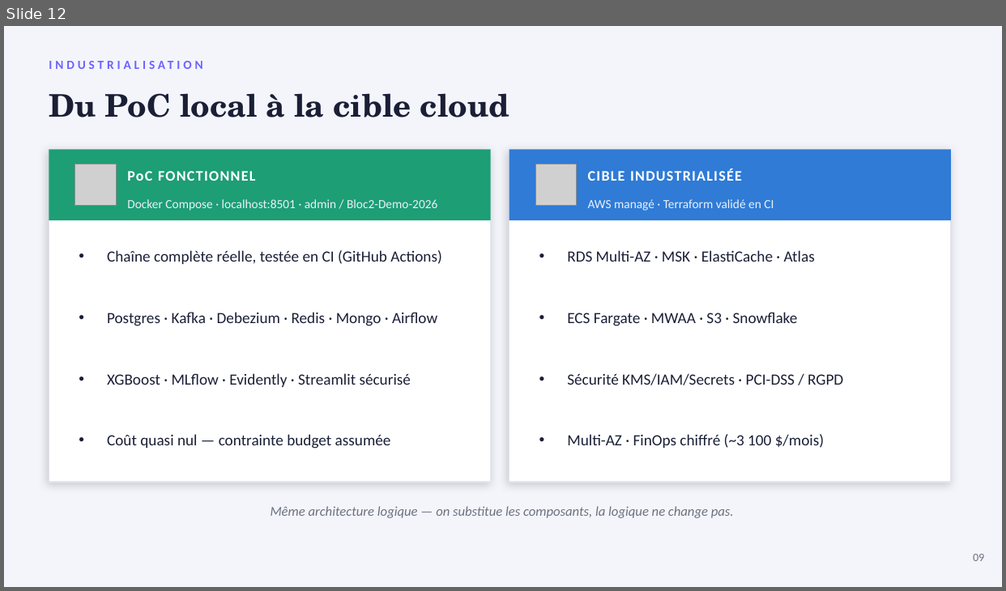
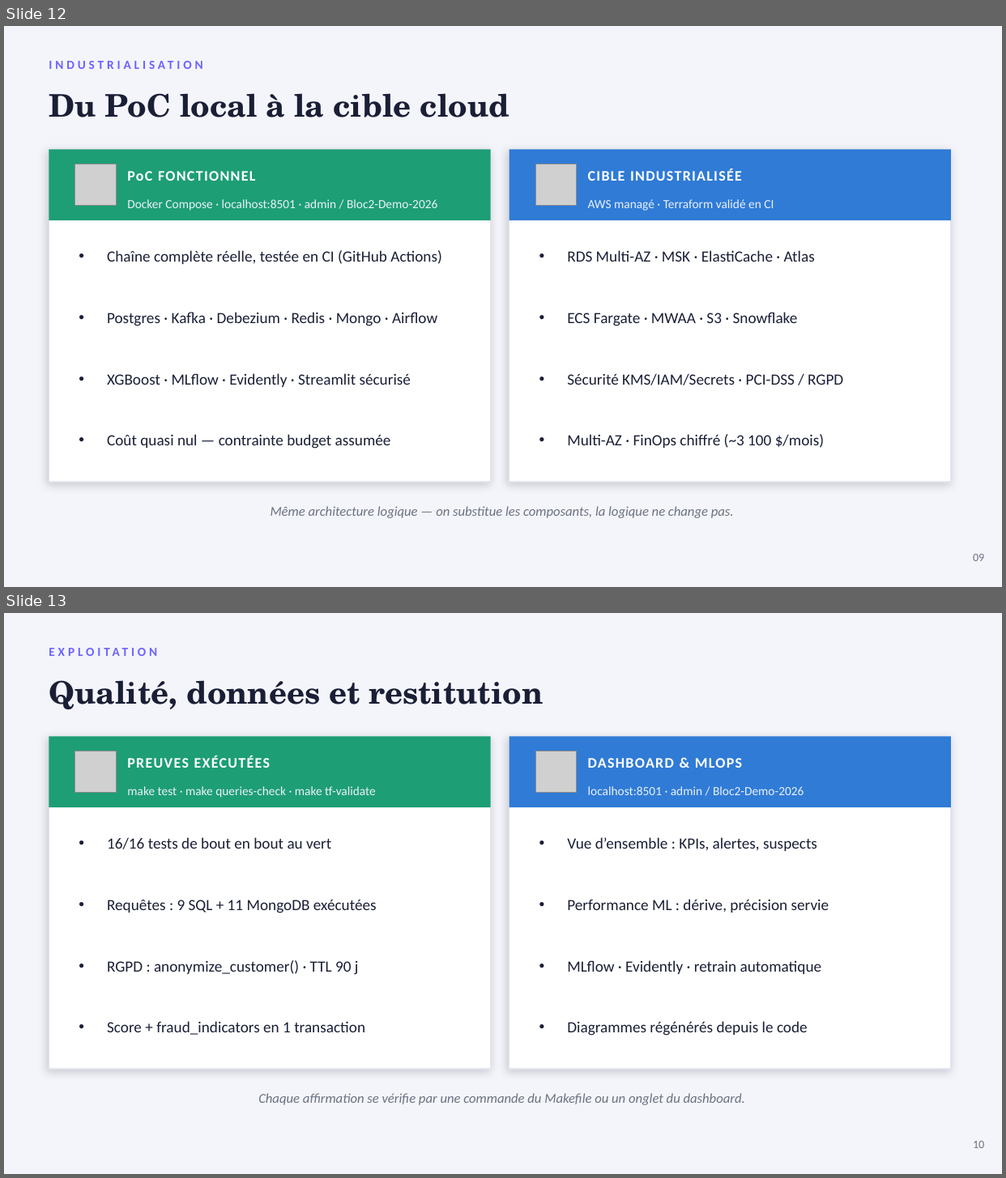
Before and after one commit to PDUCLOS/BLOC2-STRIPE, a slide deck: presentation/stripe_presentation_bloc2.pptx. Shown one above the other, each under a label of ours: slide 12 before the commit, slides 12 and 13 after it. The pictures are 1006x591 and 1006x1178 pixels, drawn with LibreOffice and Linux fonts; fonts in the diff are those of the drawing; grey boxes stand for pictures. Boxes give left, top, right and bottom in pixels: in the first picture for what was removed or moved away, otherwise in the second. Text is boxed around its words. In the diff, an @@ line names an element or a change of style, - is before the commit and + after.

Commit message:
Complète les documents Word et la présentation avec tout le périmètre livré
- Architecture : section 5.6 sur le dashboard (connexion de démo, onglets
  Vue d'ensemble et Performance ML), job lint détaillé, figure 5 structure du code
- Compétences : incident du login Docker, requêtes et dashboard dans la
  documentation, figure de structure du code, identifiants de démo (C7)
- Présentation : nouvelle slide « Qualité, données et restitution »
  (tests 16/16, requêtes, RGPD, fraud_indicators, dashboard et MLOps)

```diff
--- a/presentation/stripe_presentation_bloc2.pptx
+++ b/presentation/stripe_presentation_bloc2.pptx
@@ slide 13 added at box(4, 613, 1002, 1174), background #F4F5FB @@
@@ text added at box(49, 640, 948, 662), 12 pt, text #6C63FF, bold @@
+EXPLOITATION
@@ text added at box(49, 680, 543, 710), 30 pt, text #1A1F36, bold @@
+Qualité, données et restitution
@@ rectangle added at box(49, 736, 491, 1069), fill #FFFFFF, outline #E3E5F0 1 pt @@
@@ rectangle added at box(49, 736, 491, 807), fill #1D9E75 @@
@@ picture added at box(75, 752, 117, 793) @@
@@ text added at box(127, 756, 270, 768), 14 pt, text #FFFFFF, bold @@
+PREUVES EXÉCUTÉES
@@ rectangle added at box(509, 736, 951, 1069), fill #FFFFFF, outline #E3E5F0 1 pt @@
@@ rectangle added at box(509, 736, 951, 807), fill #2F7BD6 @@
@@ picture added at box(535, 752, 577, 793) @@
@@ text added at box(588, 758, 742, 768), 14 pt, text #FFFFFF, bold @@
+DASHBOARD & MLOPS
@@ text added at box(127, 786, 376, 798), 12 pt, text #EAF0FA @@
+make test · make queries-check · make tf-validate
@@ text added at box(588, 786, 803, 795), 12 pt, text #EAF0FA @@
+localhost:8501 · admin / Bloc2-Demo-2026
@@ text added at box(107, 837, 377, 1035), 15 pt, text #1A1F36 @@
+• 16/16 tests de bout en bout au vert
+• Requêtes : 9 SQL + 11 MongoDB exécutées
+• RGPD : anonymize_customer() · TTL 90 j
+• Score + fraud_indicators en 1 transaction
@@ text added at box(567, 837, 829, 1036), 15 pt, text #1A1F36 @@
+• Vue d’ensemble : KPIs, alertes, suspects
+• Performance ML : dérive, précision servie
+• MLflow · Evidently · retrain automatique
+• Diagrammes régénérés depuis le code
@@ text added at box(258, 1093, 745, 1105), 13 pt, text #6B7280, italic @@
+Chaque affirmation se vérifie par une commande du Makefile ou un onglet du dashboard.
@@ text added at box(973, 1141, 984, 1148), 11 pt, text #6B7280 @@
+10
```
Also in this commit, not shown: 2 other files.
